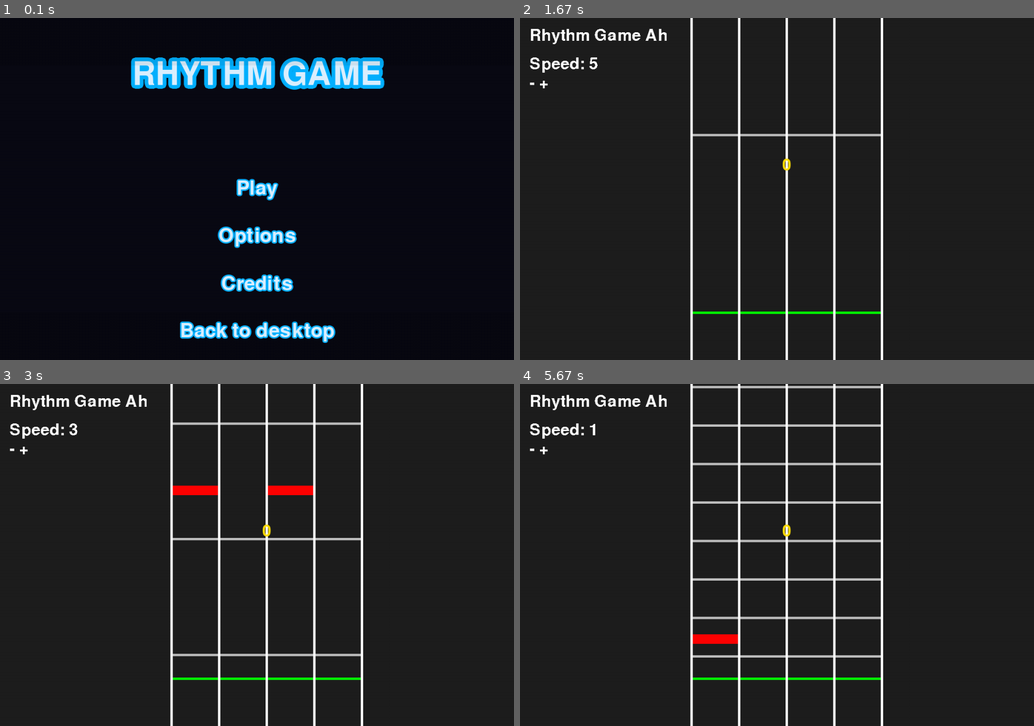
Above: before the commit, frames 1-4 (two rows, left to right).
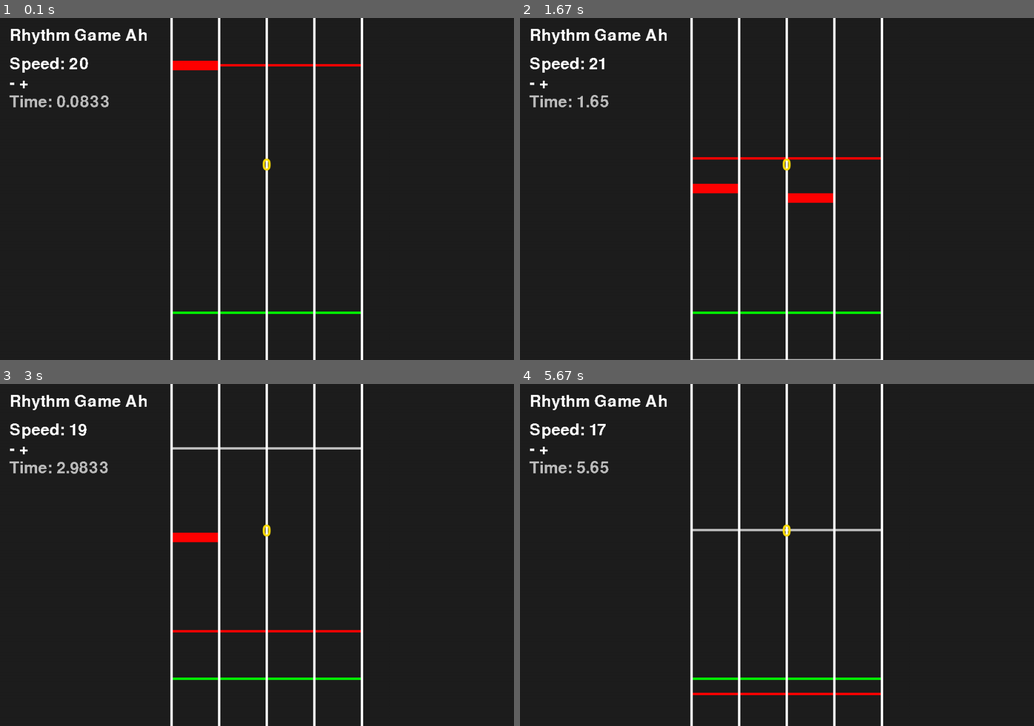
Above: after the commit, the same moments.

Repository: Pakufishu/RhythmPyGame
Game: pygame game, started from main.py
Same seed, same stepped clock (60 frames per second), same inputs: the game is played once before the commit and once after it.
Inputs (mouse positions are in pixels of both pictures, inside the frame that each line leads up to):
- Up to frame 1 (0.1 s): no input
- Up to frame 2 (1.67 s): press the mouse at (777, 236) at 0.37 s; move the mouse to (679, 230) at 0.47 s; release the mouse at (581, 219) at 0.6 s; press the mouse at (777, 189) at 0.7 s; move the mouse to (859, 230) at 0.8 s; release the mouse at (941, 271) at 0.93 s; tap D at 1 s; press the mouse at (545, 82) at 1.37 s; move the mouse to (622, 103) at 1.47 s; release the mouse at (699, 124) at 1.6 s
- Up to frame 3 (3 s): press the mouse at (10, 448) at 1.7 s; move the mouse to (169, 442) at 1.8 s; release the mouse at (323, 435) at 1.93 s; press the mouse at (25, 448) at 2.03 s; move the mouse to (133, 561) at 2.13 s; release the mouse at (246, 674) at 2.27 s; press the mouse at (10, 448) at 2.37 s; move the mouse to (215, 541) at 2.47 s; release the mouse at (421, 633) at 2.6 s; press the mouse at (10, 448) at 2.7 s; move the mouse to (215, 551) at 2.8 s; release the mouse at (421, 654) at 2.93 s
- Up to frame 4 (5.67 s): press the mouse at (530, 448) at 3.03 s; move the mouse to (566, 479) at 3.13 s; release the mouse at (597, 510) at 3.27 s; press the mouse at (530, 448) at 3.37 s; move the mouse to (730, 537) at 3.47 s; release the mouse at (931, 630) at 3.6 s; press the mouse at (530, 448) at 3.7 s; move the mouse to (735, 507) at 3.8 s; release the mouse at (936, 561) at 3.93 s; press the mouse at (530, 448) at 4.03 s; move the mouse to (679, 452) at 4.13 s; release the mouse at (823, 455) at 4.27 s; press the mouse at (530, 448) at 4.37 s; move the mouse to (653, 493) at 4.47 s; release the mouse at (771, 541) at 4.6 s; press the mouse at (545, 448) at 4.7 s; move the mouse to (658, 527) at 4.8 s; release the mouse at (777, 606) at 4.93 s; press the mouse at (545, 448) at 5.03 s; move the mouse to (669, 534) at 5.13 s; release the mouse at (792, 623) at 5.27 s; press the mouse at (545, 448) at 5.37 s; move the mouse to (627, 500) at 5.47 s; release the mouse at (705, 555) at 5.6 s

The runs differ from the first frame. In frame 1, 11% of the frame differs, in the area x 1-75%, y 0-100%; in frame 2, 1.5%; in frame 3, 2.6%; in frame 4, 3.4%.

Commit message:
Added baseline for judgement, hold, swipe notes

Diff:
--- a/main.py
+++ b/main.py
@@ -32,7 +32,7 @@
 class Beatline:
     def __init__(self,y = 0):
         self.bpm = 60000 / bpm
-        self.y = y
+        self.y = y - offset
 
     def main(self):
         self.scroll()
@@ -43,19 +43,31 @@
 
     def draw(self):
         for timing in range(0,401):
-            pygame.draw.line(screen, pygame.Color('Gray'), (LANE[1][0], (self.y - timing * (self.bpm * speed / 4))),
-                             ((LANE[5][0]), (self.y - timing * (self.bpm * speed / 4))), 5)
-
+            if timing % 4 == 0:
+                pygame.draw.line(screen, pygame.Color('Red'),
+                                 (LANE[1][0], (self.y - timing * (self.bpm * speed / 16))),
+                                 ((LANE[5][0]), (self.y - timing * (self.bpm * speed / 16))), 5)
+            else:
+                pygame.draw.line(screen, pygame.Color('Gray'),
+                                 (LANE[1][0], (self.y - timing * (self.bpm * speed / 16))),
+                                 ((LANE[5][0]), (self.y - timing * (self.bpm * speed / 16))), 5)
+            # elif timing % 4 == 2:
+            #     pygame.draw.line(screen, pygame.Color('Blue'),
+            #                      (LANE[1][0], (self.y - timing * (self.bpm * speed / 16))),
+            #                      ((LANE[5][0]), (self.y - timing * (self.bpm * speed / 16))), 5)
+            # elif timing % 4 == 3:
+            #     pygame.draw.line(screen, pygame.Color('Yellow'),
+            #                      (LANE[1][0], (self.y - timing * (self.bpm * speed / 16))),
+            #                      ((LANE[5][0]), (self.y - timing * (self.bpm * speed / 16))), 5)
 
 class Note:
     def __init__(self,lane,y,judge,timing,end):
         self.lane = lane
         self.timing = timing
-        self.bpmline = 60000 / bpm
+        self.bpm = 60000 / bpm
         self.y = y * speed
         self.judge = judge
         self.end = end
-        self.scrollspeed = speed
         self.pressed = False
 
     def main(self):
@@ -64,29 +76,159 @@
         if self.y > HEIGHT:
             self.kys()
 
-    def printer(self):
-        print(str(self.lane),str(self.y),str(self.judge),str(self.end))
-
     def judgement(self): #t = d/v
-        timing_perfect = self.timing
-        print(f'Perfect time = {timing_perfect} Lane: {self.lane}')
-        print(f'Now = {now}')
-        timing_error = abs( - self.judge)
+        timing_error = abs(self.timing - self.judge)
+        if timing_error < 0.01667:
+            judge = 'Critical Perfect'
+        elif timing_error < 0.04333:
+            judge = 'Perfect'
+        elif timing_error < 0.07777:
+            judge = 'Great'
+        elif timing_error < 0.1:
+            judge = 'Good'
+        elif timing_error < 0.25:
+            judge = 'Miss'
+        else:
+            return False
+        print(f'Perfect time = {self.timing} Lane: {self.lane}')
+        print(f'Now = {self.judge}')
+        judge_text = font.render(judge, False, 'Red')
+        judge_rect = text_surf.get_rect(center=(LANE[2][0], HEIGHT * 2 / 3))
+        screen.blit(judge_text, judge_rect)
+        return True
 
     def hit(self):
         if not self.pressed:
-            self.judge = now
-            self.pressed = True
-            print(self.judgement())
-            self.kys()
+            self.judge = elapsed_time
+            if self.judgement():
+                self.pressed = True
+                self.kys()
         return
 
+    def release(self):
+        pass
+
     def scroll(self):
-        self.y += self.scrollspeed * dt * fps
+        self.y += speed * dt * fps
 
     def draw(self):
         pygame.draw.line(screen,pygame.Color('Red'),(LANE[self.lane][0], self.y),
                          (LANE[self.lane+1][0], self.y), 20)
+
+    def kys(self):
+        notes.remove(self)
+
+class Hold:
+    def __init__(self,lane,y,judge,timing,end):
+        self.lane = lane
+        self.timing = timing
+        self.bpm = 60000 / bpm
+        self.y = y * speed
+        self.judge = judge
+        self.endjudge = 0
+        self.end = end * speed
+        self.pressed = False
+
+    def main(self):
+        self.scroll()
+        self.draw()
+        if self.end > HEIGHT:
+            self.kys()
+
+    def judgement(self):  # t = d/v
+        print(f'Perfect time = {self.timing} Lane: {self.lane}')
+        print(f'Start = {self.judge}')
+        print(f'End = {self.endjudge}')
+        timing_error = abs(self.timing - self.judge)
+
+    def hit(self):
+        if not self.pressed:
+            self.judge = elapsed_time
+            self.pressed = True
+            self.judgement()
+        return
+
+    def release(self):
+        self.endjudge = elapsed_time
+        self.judgement()
+        self.kys()
+
+    def scroll(self):
+        self.y += speed * dt * fps
+        self.end += speed * dt * fps
+
+    def draw(self):
+        if self.pressed:
+            pygame.draw.line(screen, pygame.Color('Red'), (LANE[self.lane][0] + 50, judge_line),
+                             (LANE[self.lane][0] + 50, self.end), 80)
+            pygame.draw.line(screen, pygame.Color('Red'), (LANE[self.lane][0], self.end),
+                             (LANE[self.lane + 1][0], self.end), 20)
+            return
+        pygame.draw.line(screen,pygame.Color('Red'),(LANE[self.lane][0]+50, self.y),
+                         (LANE[self.lane][0]+50, self.end), 80)
+        pygame.draw.line(screen,pygame.Color('Red'),(LANE[self.lane][0], self.y),
+                         (LANE[self.lane+1][0], self.y), 20)
+        pygame.draw.line(screen,pygame.Color('Red'),(LANE[self.lane][0], self.end),
+                        (LANE[self.lane+1][0], self.end), 20)
+
+    def kys(self):
+        notes.remove(self)
+
+class Swipe:
+    def __init__(self,lane,y,judge,timing,side):
+        self.lane = lane
+        self.timing = timing
+        self.bpm = 60000 / bpm
+        self.y = y * speed
+        self.judge = judge
+        self.side = side
+        self.pressed = False
+
+    def main(self):
+        self.scroll()
+        self.draw()
+        if self.y > HEIGHT:
+            self.kys()
+
+    def judgement(self): #t = d/v
+        print(f'Perfect time = {self.timing} Lane: {self.lane}')
+        print(f'Now = {self.judge}')
+        timing_error = abs(self.timing - self.judge)
+        if timing_error < 0.01667:
+            judge = 'Critical Perfect'
+        elif timing_error < 0.04333:
+            judge = 'Perfect'
+        elif timing_error < 0.07777:
+            judge = 'Great'
+        elif timing_error < 0.1:
+            judge = 'Good'
+        elif timing_error < 0.3:
+            judge = 'Miss'
+        else:
+            print('NOT YET')
+            return False
+        judge_text = font.render(judge, False, 'Red')
+        judge_rect = text_surf.get_rect(center=(LANE[2][0], HEIGHT * 2 /3))
+        screen.blit(judge_text, judge_rect)
+        return True
+
+    def hit(self):
+        if not self.pressed:
+            self.judge = elapsed_time
+            if self.judgement():
+                self.pressed = True
+                self.kys()
+        return
+
+    def release(self):
+        pass
+
+    def scroll(self):
+        self.y += speed * dt * fps
+
+    def draw(self):
+        pygame.draw.line(screen,pygame.Color('Pink'),(LANE[1][0], self.y),
+                         (LANE[5][0], self.y), 20)
 
     def kys(self):
         notes.remove(self)
@@ -102,9 +244,6 @@
         self.key_check()
         self.light_up()
 
-    def booldown(self):
-        return self.ispressed
-
     def key_down(self):
         self.keystate = True
 
@@ -116,6 +255,10 @@
         if self.waspressed and self.keystate == False:
             # print(f'Lane {self.num} Up')
             self.waspressed = False
+            for noteup in notes:
+                if noteup.lane == self.num:
+                    noteup.release()
+                    return
 
         if self.keystate and self.ispressed == False:
             # print(f'Lane {self.num} Down')
@@ -131,34 +274,51 @@
             temp_rect = pygame.Rect(LANE[self.num][0], 100, 100, HEIGHT - (HEIGHT - judge_line) - 100)
             function.gradientRect(screen, pygame.Color((200,200,200)), pygame.Color((30, 30, 30)), temp_rect)
 
+combo = 0
+notes = []
+
+# menu.main_menu()
+notes.clear()
+
+offset = 0
 beatline = Beatline()
 LANE1 = Lane(1,False,False,False)
 LANE2 = Lane(2,False,False,False)
 LANE3 = Lane(3,False,False,False)
 LANE4 = Lane(4,False,False,False)
 
-combo = 0
-notes = []
-
-menu.main_menu()
-notes.clear()
+# read chart script add node class according to the type to notes list
 with open('Songs/Mesmerizer/Mesmerizer', 'r') as f:
     for line in f:
         if not line.strip().startswith('#'):
-            x = list(map(int,(line.strip().split(','))))
-            notes.append(Note(*x))
-# read chart script add to notes list
-print('Start')
+            x = list(map(float,(line.strip().split(','))))
+            x[1] += offset
+            x[4] += offset
+            if x[4] == 1 + offset or x[4] == 2 + offset:
+                notes.append(Swipe(*x))
+            elif x[4] != 0 + offset:
+                notes.append(Hold(*x))
+            else:
+                notes.append(Note(*x))
+
+print('Start game')
 pygame.key.set_repeat(0,0)
-previous_time = time.time()
 pygame.mixer.music.play()
 running = True
-
+start_time = time.time()
+previous_time = time.time()
 while running:
-    dt = time.time() - previous_time
+    clock.tick(fps)
+    now = time.time()
+    dt = now - previous_time
     previous_time = time.time()
+
+    if swipe_cd > 0: swipe_cd -= 1
     screen.fill((30, 30, 30))
-    now = pygame.mixer.music.get_pos()
+    elapsed_time = round(now - start_time, 4)
+    if 1.41 >= round(elapsed_time, 3) >= 1.39:
+        print('Start of song')
+        # screen.fill((255, 255, 255))
 
     if pygame.mixer.music.get_pos() == -1:
         pass
@@ -167,7 +327,15 @@
             pygame.quit()
             exit()
         if event.type == pygame.MOUSEMOTION:
-            mx,     my = pygame.mouse.get_pos()
+            mx, my = pygame.mouse.get_pos()
+            # movementx, movementy = pygame.mouse.get_rel()
+            # if movementx > 40 and swipe_cd == 0:
+            #     print('swipe right')
+            #     swipe_cd = 5
+            # elif movementx < -40 and swipe_cd == 0:
+            #     print('swipe left')
+            #     swipe_cd = 5
+            # pygame.mouse.set_pos((WIDTH/2, HEIGHT/2))
         if event.type == pygame.MOUSEBUTTONDOWN:
             if minus_speed_rect.collidepoint(mx, my):
                 speed -= 1
@@ -185,6 +353,12 @@
             if event.key == pygame.K_j: LANE3.key_up()
             if event.key == pygame.K_k: LANE4.key_up()
 
+    # mouse_movement =  - mx
+    # if mouse_movement:
+    #     print('swipe left')
+    # elif mouse_movement:
+    #     print('swipe right')
+
     LANE1.main(), LANE2.main(), LANE3.main(), LANE4.main()
     beatline.main()
 
@@ -209,5 +383,8 @@
     screen.blit(add_speed,add_speed_rect)
     screen.blit(minus_speed,minus_speed_rect)
 
+    time_text = font.render(f'Time: {elapsed_time}', False, 'Gray')
+    time_rect = time_text.get_rect(topleft=(20, 160))
+    screen.blit(time_text, time_rect)
+
     pygame.display.update()
-    clock.tick(fps)
--- a/variables.py
+++ b/variables.py
@@ -2,11 +2,12 @@
 
 WIDTH, HEIGHT = 1080 , 720
 fps = 60
-speed = 4
+speed = 20
 judge_line = HEIGHT - 100 #620
-offset = 0
+songoffset = 0
 bpm = 185
 now = 0
+swipe_cd = 0
 
 LANE = {
 1 : ((WIDTH / 3) , 0),
